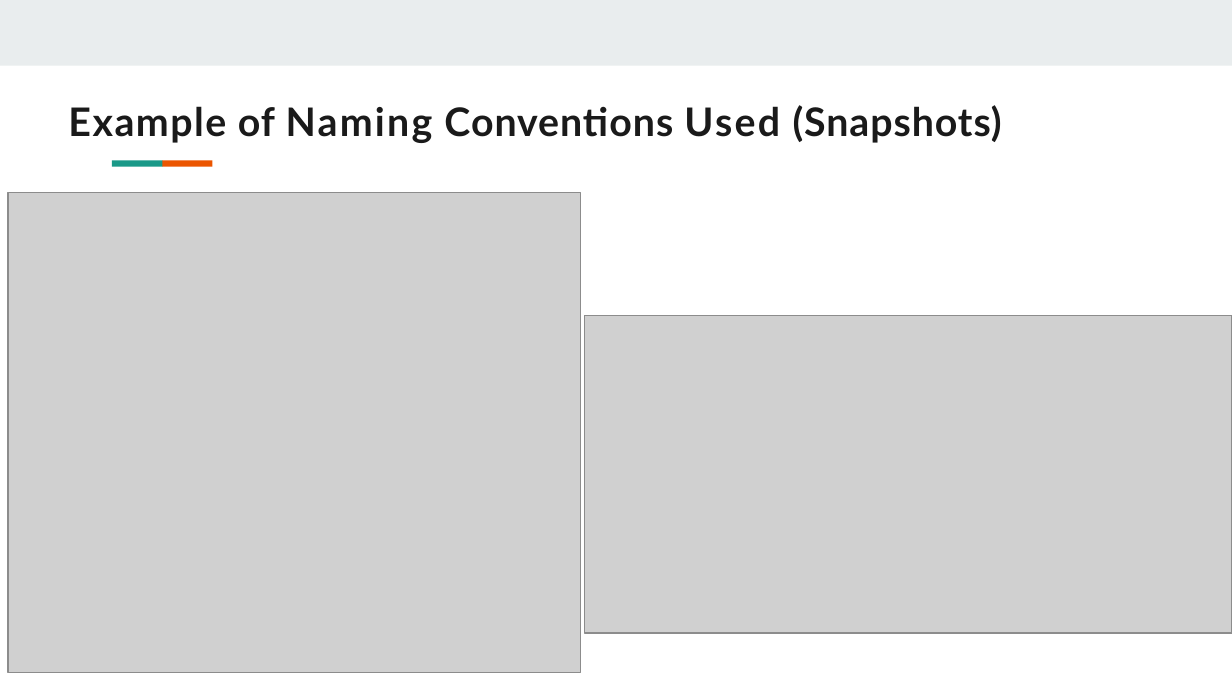
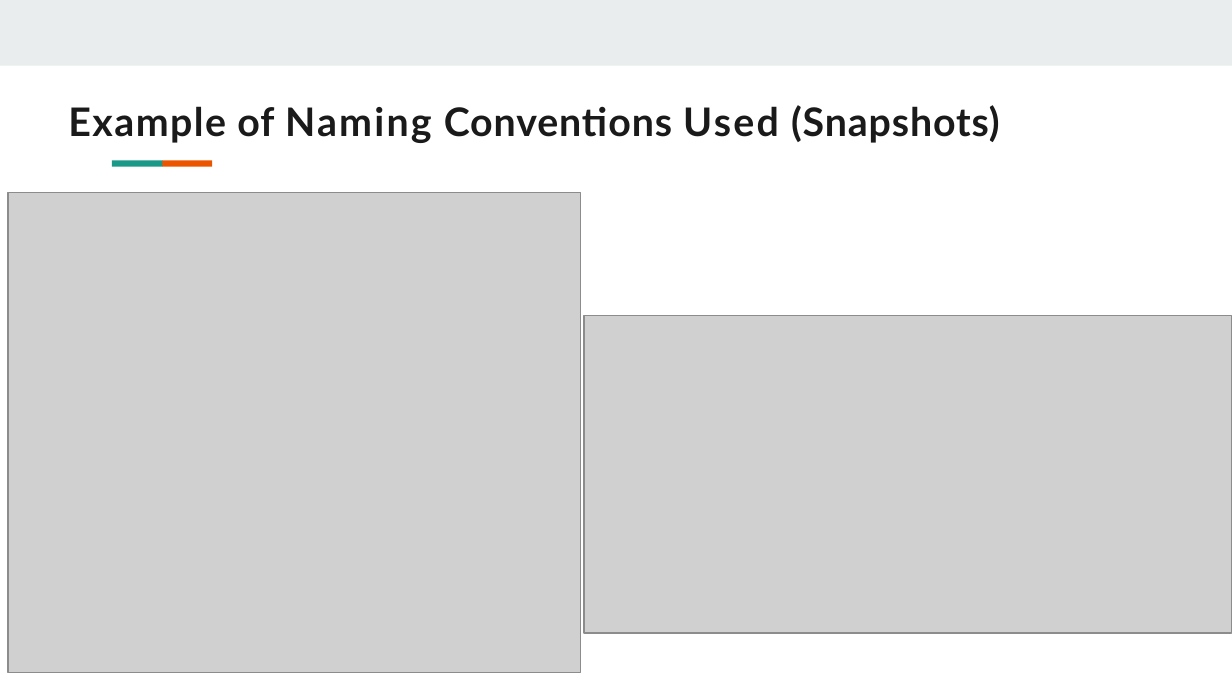
Before and after one commit to abhishekhandacse/SOEN6441-Warzone, a slide deck: slide 3 of documentation/Build 2/Build 2 PPT.pptx. Drawn at 1232x693 pixels with LibreOffice and Linux fonts; fonts in the diff are those of the drawing; grey boxes stand for pictures. Boxes give left, top, right and bottom in pixels: in the first picture for what was removed or moved away, otherwise in the second. Text is boxed around its words. In the diff, an @@ line names an element or a change of style, - is before the commit and + after.

```diff
--- a/documentation/Build 2/Build 2 PPT.pptx
+++ b/documentation/Build 2/Build 2 PPT.pptx
@@ title "Example of Naming Conventions Used ..." at bbox=[68, 105, 1000, 143]: letter spacing 0.6 to 0.5 pt in "of Conventions (Snapshots)"; letter spacing 1.4 to 1.3 pt in "Used" @@
```
Also in this commit, not shown: 11 other slides changed, 6 slides added, 4 other files.
